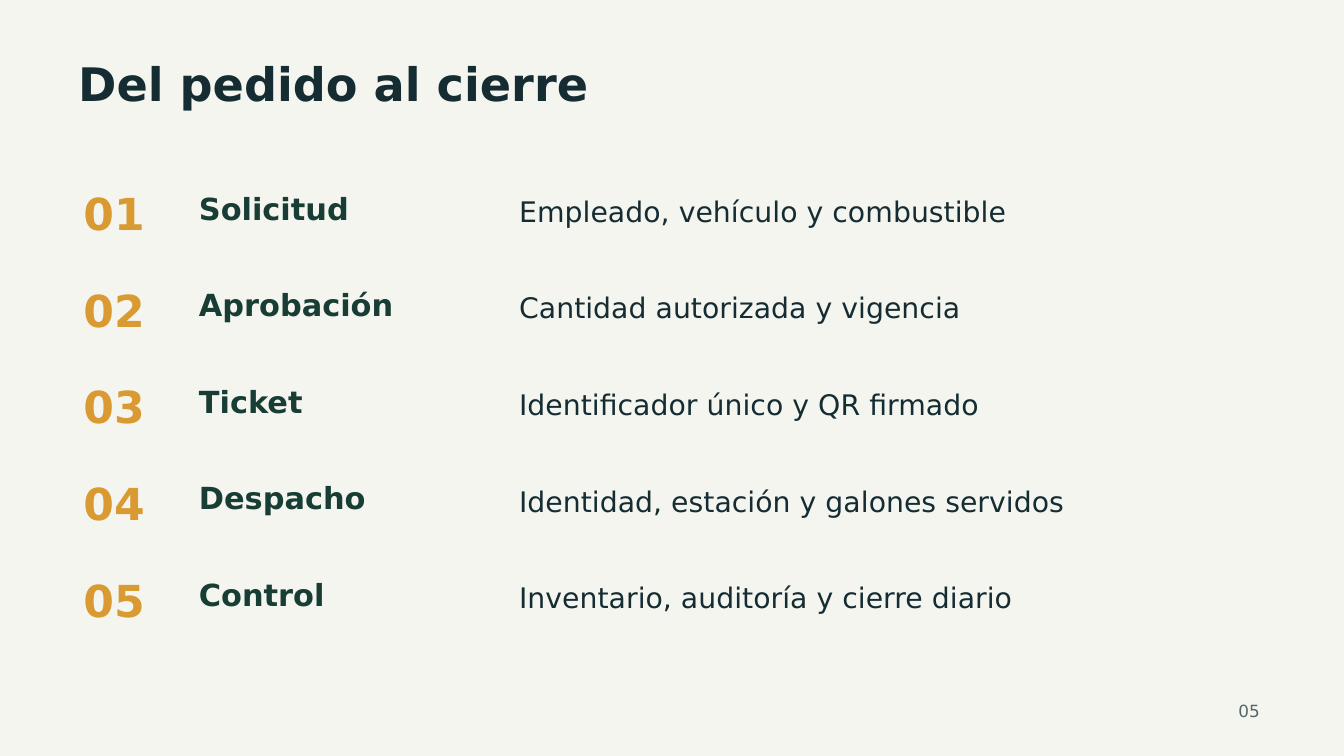
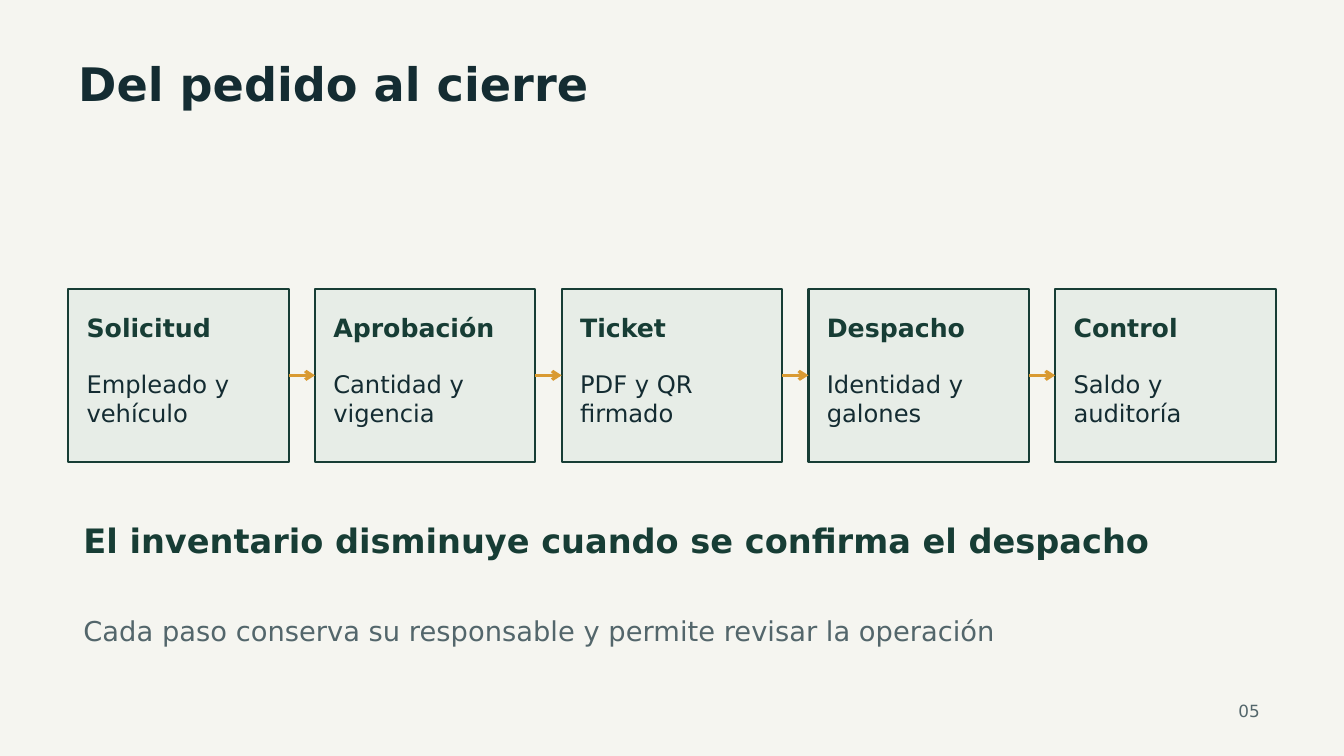
Before and after one commit to Rowlistp/ING-IDS347-01-TENDENCIAS-EN-DESARROLLO-DE-SOFTWARE, a slide deck: slide 5 of docs/presentacion/FuelTrack-Presentacion.pptx. Drawn at 1344x756 pixels with LibreOffice and Linux fonts; fonts in the diff are those of the drawing. Boxes give left, top, right and bottom in pixels: in the first picture for what was removed or moved away, otherwise in the second. Text is boxed around its words. In the diff, an @@ line names an element or a change of style, - is before the commit and + after.

```diff
--- a/docs/presentacion/FuelTrack-Presentacion.pptx
+++ b/docs/presentacion/FuelTrack-Presentacion.pptx
@@ text removed at (83,197,144,231) @@
-01
@@ text removed at (519,199,1006,228) @@
-Empleado, vehículo y combustible
@@ rectangle added at (69,288,289,462), fill #E7EDE7, outline #173D35 1.5 pt @@
@@ text removed at (83,294,144,328) @@
-02
@@ rectangle added at (315,288,535,462), fill #E7EDE7, outline #173D35 1.5 pt @@
@@ rectangle added at (562,288,782,462), fill #E7EDE7, outline #173D35 1.5 pt @@
@@ rectangle added at (809,288,1029,462), fill #E7EDE7, outline #173D35 1.5 pt @@
@@ rectangle added at (1056,288,1276,462), fill #E7EDE7, outline #173D35 1.5 pt @@
@@ text "Solicitud": place and size @@
-text "Solicitud" at (199,197,349,221)
+text "Solicitud" at (87,318,211,338)
@@ text "Aprobación": place and size @@
-text "Aprobación" at (199,292,393,323)
+text "Aprobación" at (333,317,494,343)
@@ text "Ticket": place and size @@
-text "Ticket" at (199,390,303,414)
+text "Ticket" at (580,318,666,338)
@@ text "Despacho": place and size @@
-text "Despacho" at (199,486,366,516)
+text "Despacho" at (827,318,965,343)
@@ size 21.8 to 18 pt in 5 elements at (333,317,494,343), (87,318,211,338), (580,318,666,338), (827,318,965,343), (1074,318,1178,338) @@
@@ text "Control": place and size @@
-text "Control" at (199,583,325,607)
+text "Control" at (1074,318,1178,338)
@@ text added at (87,374,229,423), 17.2 pt, text #142C32 @@
+Empleado y vehículo
@@ arrow added from (288, 375) to (315, 375), #D99A32 2.25 pt @@
@@ text at (333,374,464,427): text changed; size 20.2 to 17.2 pt @@
-Cantidad autorizada y vigencia
+Cantidad y vigencia
@@ arrow added from (535, 375) to (562, 375), #D99A32 2.25 pt @@
@@ text at (580,375,693,423): text changed; size 20.2 to 17.2 pt @@
-Identificador único y QR firmado
+PDF y QR firmado
@@ arrow added from (782, 375) to (809, 375), #D99A32 2.25 pt @@
@@ text at (827,374,963,427): text changed; size 20.2 to 17.2 pt @@
-Identidad, estación y galones servidos
+Identidad y galones
@@ arrow added from (1029, 375) to (1056, 375), #D99A32 2.25 pt @@
@@ text added at (1074,374,1182,423), 17.2 pt, text #142C32 @@
+Saldo y auditoría
@@ text removed at (83,390,144,424) @@
-03
@@ text removed at (83,487,144,521) @@
-04
@@ text added at (83,527,1149,560), 24 pt, text #173D35, bold @@
+El inventario disminuye cuando se confirma el despacho
@@ text removed at (83,584,144,618) @@
-05
@@ text removed at (519,585,1012,614) @@
-Inventario, auditoría y cierre diario
@@ text added at (83,619,995,647), 19.5 pt, text #53666B @@
+Cada paso conserva su responsable y permite revisar la operación
```
Also in this commit, not shown: 4 other slides changed, 1 slide added, 1 slide removed, 13 other files.
